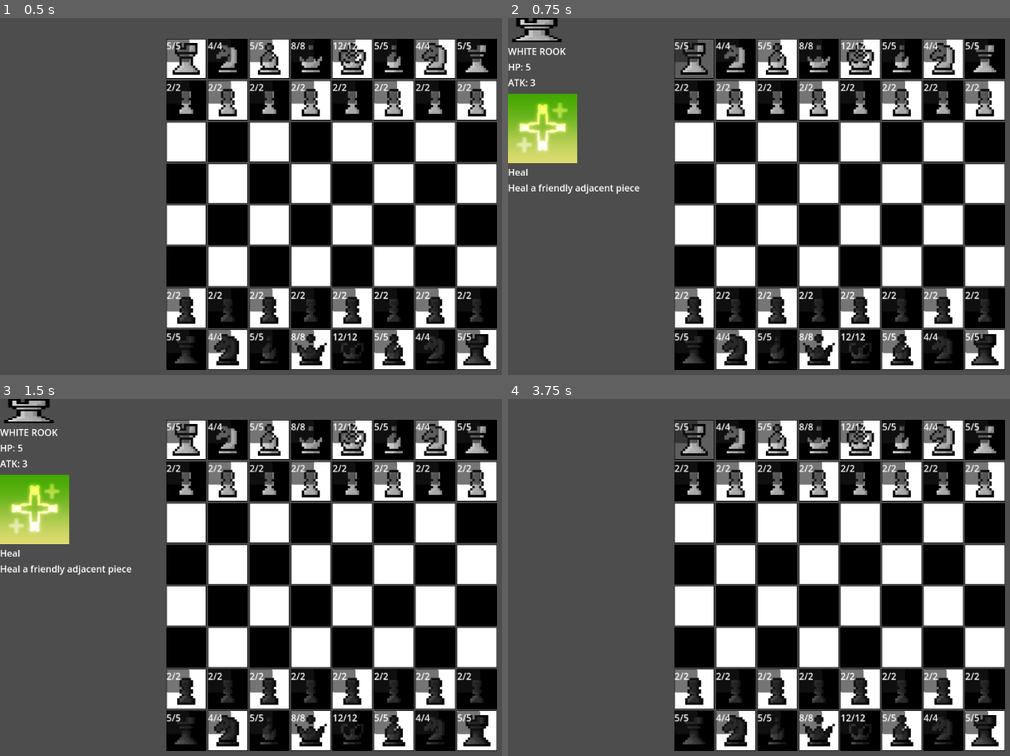
Above: before the commit, frames 1-4 (two rows, left to right).
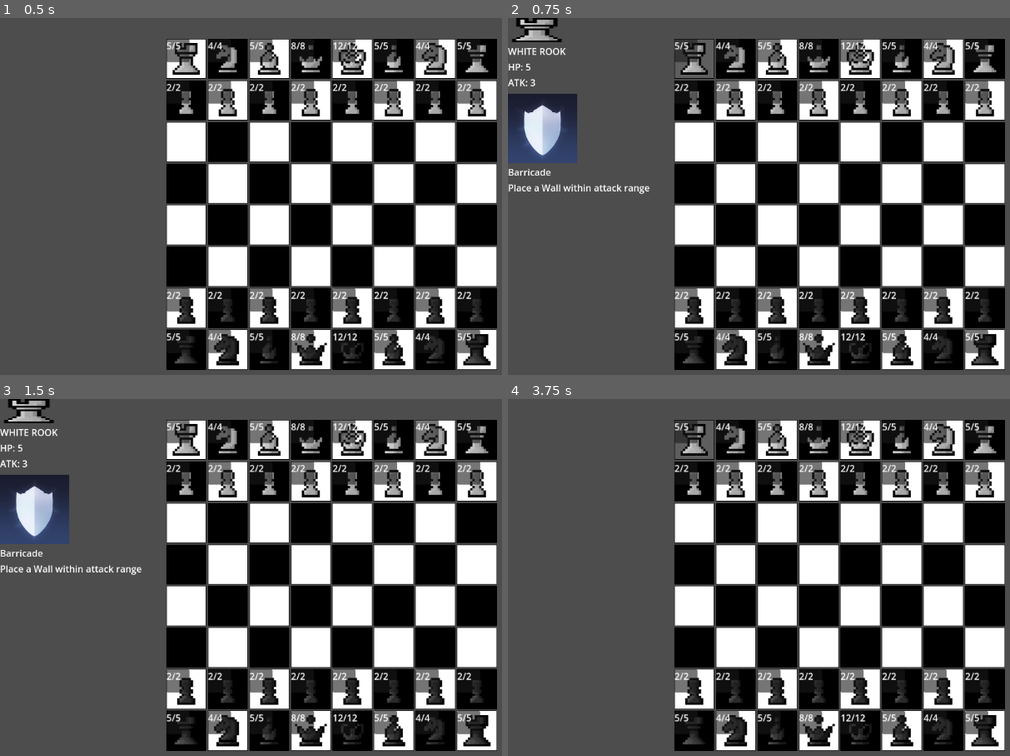
Above: after the commit, the same moments.

Repository: aiden10/chess2
Game: Godot game, scene res://scenes/main.tscn
Two runs of this game, one before a commit and one after it. Both use one fixed random seed, a clock stepped at 60 frames per second and the inputs below.
Inputs (mouse positions are in pixels of both pictures, inside the frame that each line leads up to):
- Up to frame 1 (0.5 s): no input
- Up to frame 2 (0.75 s): tap Enter at 0.5 s; move the mouse to (693, 57) at 0.52 s; click (693, 57) at 0.67 s
- Up to frame 3 (1.5 s): click (10, 473) at 1.27 s
- Up to frame 4 (3.75 s): click (518, 473) at 2.02 s; click (518, 473) at 2.77 s; tap Space at 3.5 s; move the mouse to (693, 438) at 3.52 s; click (693, 438) at 3.67 s

Frame 1 is identical in both runs. In frame 2, 3.1% of the frame differs, in the area x 0-29%, y 21-50%; in frame 3, 3.1%; in frame 4, nothing differs.

Commit message:
added barricade ability

Diff:
--- a/classes/Piece.gd
+++ b/classes/Piece.gd
@@ -6,7 +6,8 @@
 	KNIGHT,
 	BISHOP,
 	QUEEN,
-	KING
+	KING,
+	WALL
 }
 
 enum PieceColor {
--- /dev/null
+++ b/classes/abilities/BarricadeAbility.gd
@@ -0,0 +1,41 @@
+class_name BarricadeAbility
+extends Ability
+
+func _init() -> void:
+	sprite = AbilityInfo.barricade_sprite
+	name = AbilityInfo.barricade_name
+	description = AbilityInfo.barricade_description
+
+## Basing the position off of the selected piece because in order to use an ability
+## you need to have that piece selected
+func valid_tiles() -> Array[Vector2i]:
+	var directions = [
+		Vector2i(0, 1),   # Up
+		Vector2i(0, -1),  # Down
+		Vector2i(-1, 0),  # Left
+		Vector2i(1, 0)  # Right
+	]
+	var tiles: Array[Vector2i] = []
+	for direction in directions:
+		for i in range(1, GameState.selected_piece.attack_range):
+			var pos = Vector2i(
+				GameState.selected_piece.position.x + (direction.x * i),
+				GameState.selected_piece.position.y + (direction.y * i)
+			)
+
+			# Check if position is out of bounds
+			if pos.x < 0 or pos.x >= BoardState.COLS or pos.y < 0 or pos.y >= BoardState.COLS:
+				continue  # Stop checking this direction if we're out of bounds
+
+			# Can't place a wall where a piece already is
+			if BoardState.board[pos.x][pos.y] != null:
+				break # Stop checking this direction if a piece is in the way
+
+			tiles.append(pos)
+
+	return tiles
+
+func activate(row: int, col: int) -> void:
+	var wall = Wall.new(GameState.selected_piece.color) ## Make the wall the same color as its creator
+	wall.position = Vector2i(row, col)
+	BoardState.board[row][col] = wall
--- a/classes/abilities/HealAbility.gd
+++ b/classes/abilities/HealAbility.gd
@@ -9,7 +9,8 @@
 ## Basing the position off of the selected piece because in order to use an ability
 ## you need to have that piece selected
 func valid_tiles() -> Array[Vector2i]:
-	var tiles: Array[Vector2i] = [] ## Can self-heal
+	var tiles: Array[Vector2i] = []
+	 ## Can self-heal
 	if GameState.selected_piece.health < GameState.selected_piece.max_health:
 		tiles.append(GameState.selected_piece.position)
 	# Get adjacent friendly pieces
--- a/classes/pieces/Rook.gd
+++ b/classes/pieces/Rook.gd
@@ -7,7 +7,7 @@
 	self.strength = Constants.ROOK_STRENGTH
 	self.health = Constants.ROOK_HP
 	self.max_health = Constants.ROOK_HP
-	self.attack_range = Constants.BISHOP_RANGE
+	self.attack_range = Constants.ROOK_RANGE
 	if piece_color == PieceColor.WHITE:
 		self.texture = load("res://resources/sprites/white/rook.png")
 	else:
--- /dev/null
+++ b/classes/pieces/Wall.gd
@@ -0,0 +1,18 @@
+extends Piece
+
+class_name Wall
+
+func _init(piece_color: PieceColor) -> void:
+	super._init(PieceType.WALL, piece_color)
+	self.strength = Constants.WALL_STRENGTH
+	self.health = Constants.WALL_HP
+	self.max_health = Constants.WALL_HP
+	self.attack_range = Constants.WALL_RANGE
+	self.texture = load("res://resources/sprites/wall.png")
+
+## A Wall cannot move or attack
+func can_move_to() -> Array[Vector2i]:
+	return []
+
+func attack_targets() -> Array[Vector2i]:
+	return []
--- a/globals/abilities.gd
+++ b/globals/abilities.gd
@@ -2,6 +2,8 @@
 extends Node
 
 static var heal_ability: HealAbility
+static var barricade_ability: BarricadeAbility
 
 func _ready():
 	heal_ability = HealAbility.new()
+	barricade_ability = BarricadeAbility.new()
--- a/globals/ability_info.gd
+++ b/globals/ability_info.gd
@@ -3,3 +3,7 @@
 var heal_sprite: Texture2D = load("res://resources/sprites/abilities/heal.png")
 const heal_description: String = "Heal a friendly adjacent piece"
 const heal_name: String = "Heal"
+
+var barricade_sprite: Texture2D = load("res://resources/sprites/abilities/shield.png")
+const barricade_description: String = "Place a Wall within attack range"
+const barricade_name: String = "Barricade"
--- a/globals/constants.gd
+++ b/globals/constants.gd
@@ -31,3 +31,7 @@
 const KING_HP = 12
 const KING_STRENGTH = 5
 const KING_RANGE = 1
+
+const WALL_HP = 3
+const WALL_STRENGTH = 0
+const WALL_RANGE = 0
--- a/scripts/board/board_functions.gd
+++ b/scripts/board/board_functions.gd
@@ -8,8 +8,8 @@
 
 static func is_checkmate() -> void:
 	for color in Piece.PieceColor:
-		var king: Piece = _find_king(color)
-		var enemy_valid_moves = _enemy_valid_moves(color)
+		var king: Piece = _find_king(Piece.PieceColor[color])
+		var enemy_valid_moves = _enemy_valid_moves(Piece.PieceColor[color])
 
 		# Only check for checkmate if king is in check
 		if king.position in enemy_valid_moves:
@@ -120,10 +120,10 @@
 	black_bishop1.primary = Abilities.heal_ability
 	black_bishop2.primary = Abilities.heal_ability
 
-	white_rook1.primary = Abilities.heal_ability
-	white_rook2.primary = Abilities.heal_ability
-	black_rook1.primary = Abilities.heal_ability
-	black_rook2.primary = Abilities.heal_ability
+	white_rook1.primary = Abilities.barricade_ability
+	white_rook2.primary = Abilities.barricade_ability
+	black_rook1.primary = Abilities.barricade_ability
+	black_rook2.primary = Abilities.barricade_ability
 
 	white_knight1.primary = Abilities.heal_ability
 	white_knight2.primary = Abilities.heal_ability
--- a/scripts/ui/ability_card.gd
+++ b/scripts/ui/ability_card.gd
@@ -14,7 +14,8 @@
 	EventBus.overlay_drawn.connect(_draw)
 
 func _on_button_clicked() -> void:
-	if is_passive:
+	## I either handle the pieces without abilities like this or I give the wall "dummy" abilities
+	if is_passive or GameState.selected_piece.type == Piece.PieceType.WALL:
 		return
 
 	elif is_primary:
Not shown, changed: notes.txt
Binary file added: resources/sprites/wall.png
Not shown, added: resources/sprites/wall.png.import
